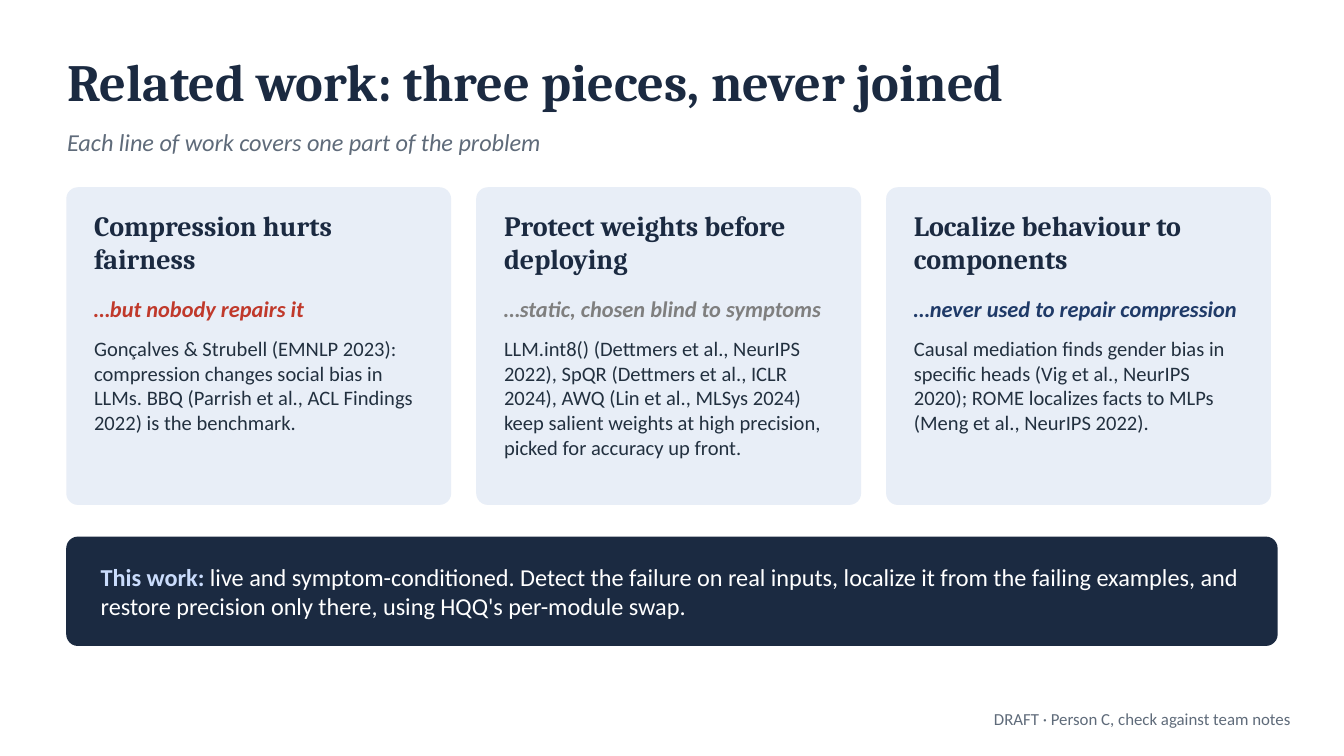
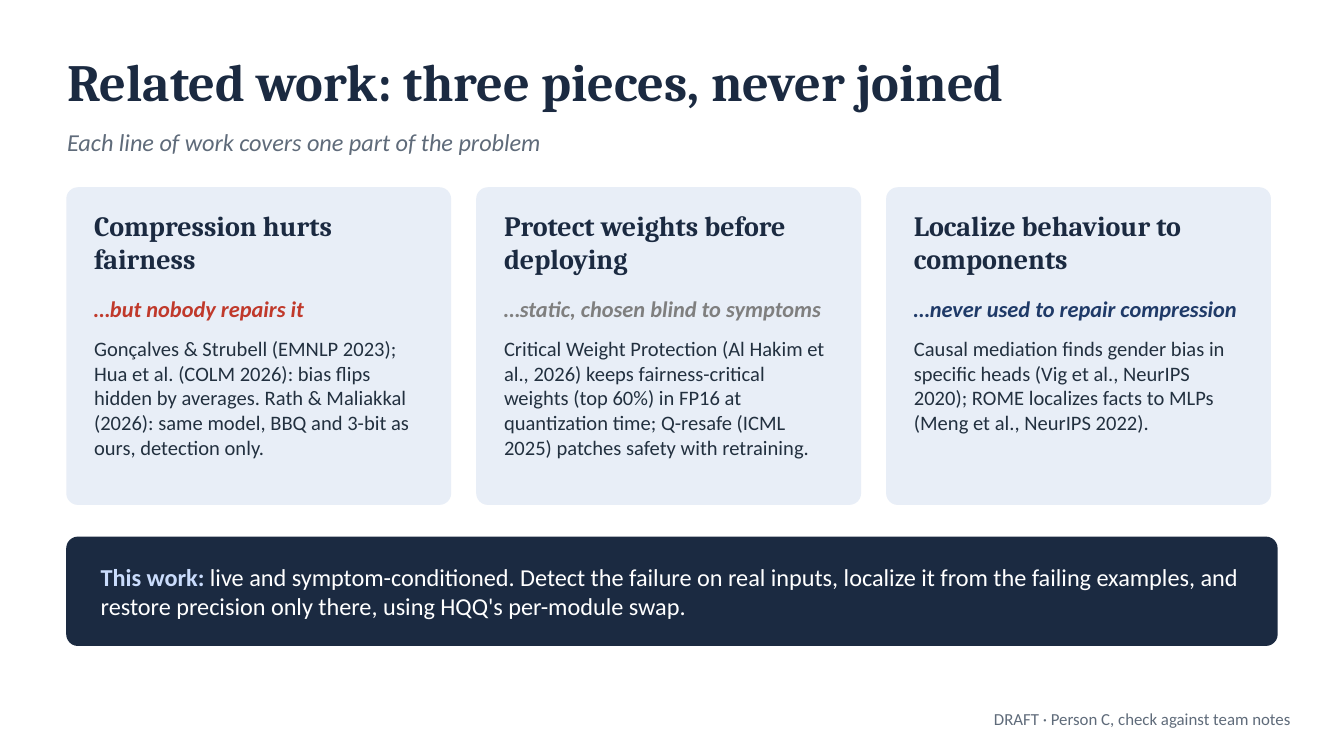
Before and after one commit to GraverSurvivor/ELSEM3, a slide deck: slide 6 of deck/ELSEM3_deck.pptx. Drawn at 1344x756 pixels with LibreOffice and Linux fonts; fonts in the diff are those of the drawing. Boxes give left, top, right and bottom in pixels: in the first picture for what was removed or moved away, otherwise in the second. Text is boxed around its words. In the diff, an @@ line names an element or a change of style, - is before the commit and + after.

```diff
--- a/deck/ELSEM3_deck.pptx
+++ b/deck/ELSEM3_deck.pptx
@@ text at bbox=[94, 341, 409, 459]: text changed @@
-Gonçalves & Strubell (EMNLP 2023): compression changes social bias in LLMs. BBQ (Parrish et al., ACL Findings 2022) is the benchmark.
+Gonçalves & Strubell (EMNLP 2023); Hua et al. (COLM 2026): bias flips hidden by averages. Rath & Maliakkal (2026): same model, BBQ and 3-bit as ours, detection only.
@@ text at bbox=[504, 341, 824, 459]: text changed @@
-LLM.int8() (Dettmers et al., NeurIPS 2022), SpQR (Dettmers et al., ICLR 2024), AWQ (Lin et al., MLSys 2024) keep salient weights at high precision, picked for accuracy up front.
+Critical Weight Protection (Al Hakim et al., 2026) keeps fairness-critical weights (top 60%) in FP16 at quantization time; Q-resafe (ICML 2025) patches safety with retraining.
```
Also in this commit, not shown: 2 other slides changed, 1 other file.
